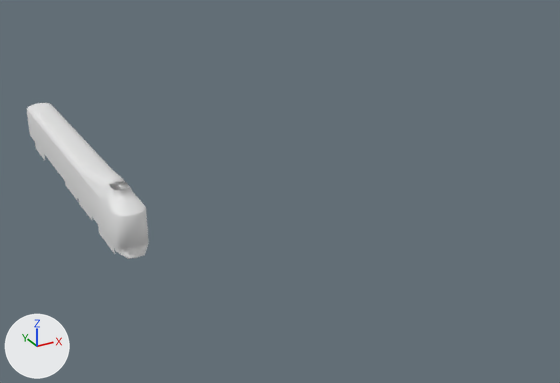
The Blender file resources/3d/locomotives/icm/icm.blend as it was, and as the next commit left it.
Camera for both pictures: a 50 mm lens placed at (-5.06, -16.18, 9.25), pointed at (3.91, 0.13, 1.1). Lighting does not change. The marker at lower left points along +X, +Y and +Z. Materials are left out; every surface is plain grey.

Before the edit, the objects in view are built like this:
```python
me_plane = bpy.data.meshes.new('Plane')
me_plane.from_pydata(...)  # 70 vertices, 55 faces; spans x -2.5..2.5, y 0.0..1.3, z -30.2..-0.9
me_plane.materials.append(mat_material)
ob_plane = bpy.data.objects.new('Plane', me_plane)
ob_plane.location = (0.0, 0.0, 0.83)
ob_plane.rotation_euler = (1.571, 1.571, 0.0)  # degrees (90, 90, 0)
ob_plane.scale = (0.33, 0.33, 0.33)
_m = ob_plane.modifiers.new('Mirror', 'MIRROR')
_m.use_axis = (False, True, False)
```
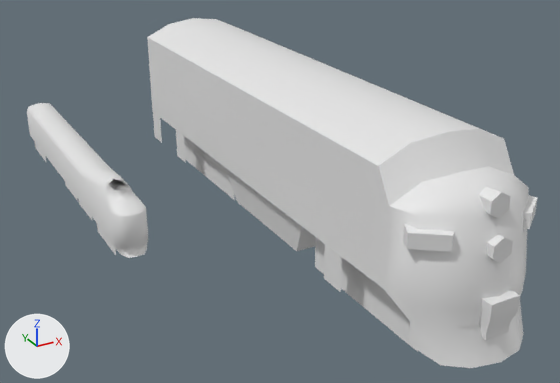
Edits to the bpy script that builds the scene:
```text
Change me_plane:
    used by ob_plane; location = (0.0, 0.0, 0.83); rotation_euler = (1.571, 1.571, 0.0), in degrees (90, 90, 0); scale = (0.33, 0.33, 0.33)
    remove me_plane.from_pydata(...)  # 70 vertices, 55 faces; spans x -2.5..2.5, y 0.0..1.3, z -30.2..-0.9
    add me_plane.from_pydata(...)  # 61 vertices, 49 faces; spans x -2.5..2.5, y 0.0..1.3, z -30.2..-0.9
    me_plane part 1: the loose piece of 4 vertices spanning x 1.3..2.5, y 1.2, z -6.7..-2.7 is rebuilt with 4 vertices and now spans x 1.3..2.5, y 1.2, z -7.1..-2.3
    me_plane part 2
    10 vertices are removed from x -2.5..2.3, y 0.0..1.3, z -30.2..-1.0
    19 faces are deleted
    1 vertex is added at (1.6, 1.2, -1.8)
    13 new faces join them, smooth
Add me_cube_010:
    me_cube_010.from_pydata(...)  # 261 vertices, 107 faces; spans x -1.6..1.6, y -11.66..3.26, z -0.76..3.5
Add ob_cube_010:
    ob_cube_010 = bpy.data.objects.new('Cube.010', me_cube_010)
    ob_cube_010.location = (4.55, 4.22, 0.85)
```

What differs and where, as boxes [x1, y1, x2, y2] in the pictures (560 x 383 px; the box of a moved part takes in the faces that stretch with it):
'Cube.010', added: after [147, 18, 537, 368]
'Plane', reshaped: before [27, 103, 149, 259]; after [27, 103, 148, 258]
part 1 of me_plane, rebuilt (11% wider, 7% taller): before [98, 225, 115, 254]; after [97, 224, 116, 255]
part 2 of me_plane, moved or reshaped: before [27, 103, 149, 259]; after [27, 103, 130, 254]
